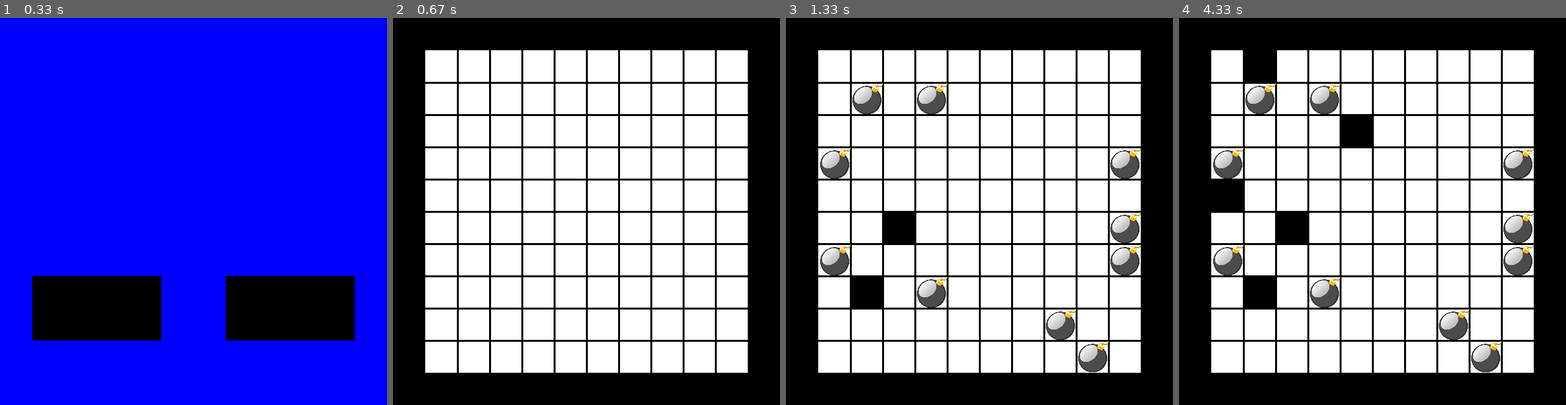
Above: before the commit, frames 1-4 (left to right).
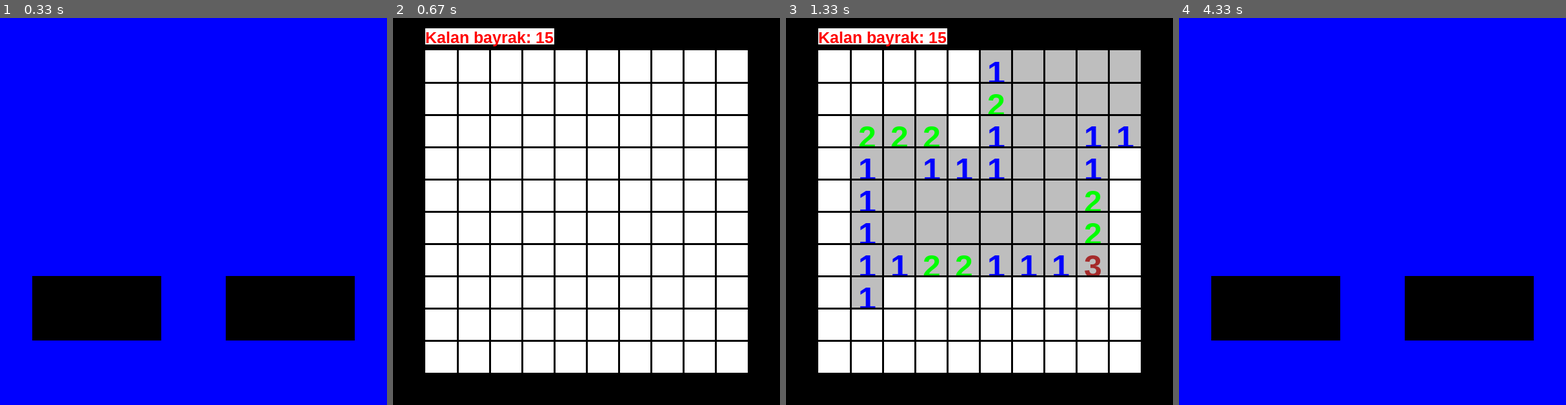
Above: after the commit, the same moments.

Repository: fluffydisk/Minesweeper-pygame
Game: pygame game, started from main.py
The game is run twice, just before and just after one commit, with the same random seed, the same clock (stepped at 60 frames per second) and the same inputs.
Inputs (mouse positions are in pixels of both pictures, inside the frame that each line leads up to):
- Up to frame 1 (0.33 s): no input
- Up to frame 2 (0.67 s): click (489, 308) at 0.38 s
- Up to frame 3 (1.33 s): click (886, 215) at 0.72 s; click (859, 304) at 1.05 s
- Up to frame 4 (4.33 s): click (1271, 68) at 1.38 s; click (1233, 199) at 1.72 s; click (1360, 145) at 2.05 s

Frame 1 is identical in both runs. In frame 2, 1.4% of the frame differs, in the area x 8-42%, y 2-8%; in frame 3, 37%; in frame 4, 98%, in the area x 0-100%, y 0-100%.

Commit message:
Game logic completed, bugs fixed

Diff:
--- a/main.py
+++ b/main.py
@@ -1,15 +1,16 @@
 import pygame
-
 from ui import start_screen, play_screen, reload_screen
-from utils import SCREEN_WIDTH, SCREEN_HEIGHT, running, rect1_status, rect2_status, SCREEN_TYPE, mouse_pos_on_game_x,mouse_pos_on_game_y, reload, clicked_areas, bomb_area_cordinates, first_click
+from utils import SCREEN_WIDTH, SCREEN_HEIGHT, running, rect1_status, rect2_status, SCREEN_TYPE,\
+    mouse_pos_on_game_x,mouse_pos_on_game_y, reload, clicked_areas, bomb_area_cordinates, first_click,\
+    game_finished
 pygame.init()
 clock = pygame.time.Clock()
 screen = pygame.display.set_mode((SCREEN_WIDTH, SCREEN_HEIGHT))
 
 start_screen(screen, rect1_status, rect2_status)
+remaining_flags=15
 
 while running:
-    reload=False
     left_mouse_clicked = False
     right_mouse_clicked = False
     reloading_in_progress = False
@@ -50,9 +51,15 @@
         else:
             rect2_status = "NOT_COLLIDED"
     if SCREEN_TYPE=="GAME":
-        if reload:
-            first_click=reload_screen(clicked_areas, bomb_area_cordinates, first_click)
-            SCREEN_TYPE = "STARTING"
-        first_click=play_screen(screen, mouse_pos, left_mouse_clicked, right_mouse_clicked, first_click)
+        if SCREEN_TYPE == "GAME":
+            if reload:
+                first_click, remaining_flags = reload_screen(clicked_areas, bomb_area_cordinates, first_click, remaining_flags)
+                SCREEN_TYPE = "STARTING"
+                reload = False
+            first_click, game_finished, remaining_flags, game_win = play_screen(screen, mouse_pos, left_mouse_clicked,right_mouse_clicked, first_click, remaining_flags)
+            if game_finished or game_win:
+                pygame.display.flip()
+                pygame.time.wait(2000)
+                reload = True
     pygame.display.flip()
 pygame.quit()
--- a/ui.py
+++ b/ui.py
@@ -1,5 +1,5 @@
 from utils import SCREEN_WIDTH, SCREEN_HEIGHT, mouse_pos_on_game_x, mouse_pos_on_game_y, clicked_areas, \
-    bomb_area_cordinates, bomb_png, flag_png, flag_area_cordinates
+    bomb_area_cordinates, bomb_png, flag_png, flag_area_cordinates, number_of_bombs
 import pygame, random
 
 def background_color(screen, color):
@@ -54,6 +54,98 @@
             bomb_y *= SCREEN_HEIGHT / 12
         bomb_area_cordinates.append((bomb_x, bomb_y))
 
+def how_many_bombs_around(bomb_locations, clicked_point):
+    number_of_bombs_around=0
+    clicked_x=clicked_point[0]
+    clicked_y=clicked_point[1]
+    for i in bomb_locations:
+        if clicked_x-SCREEN_WIDTH/12==i[0] and clicked_y-SCREEN_HEIGHT/12==i[1]:
+            number_of_bombs_around+=1
+        if clicked_x-SCREEN_WIDTH/12==i[0] and clicked_y+SCREEN_HEIGHT/12==i[1]:
+            number_of_bombs_around+=1
+        if clicked_x-SCREEN_WIDTH/12==i[0] and clicked_y==i[1]:
+            number_of_bombs_around+=1
+        if clicked_x==i[0] and clicked_y+SCREEN_HEIGHT/12==i[1]:
+            number_of_bombs_around+=1
+        if clicked_x==i[0] and clicked_y-SCREEN_HEIGHT/12==i[1]:
+            number_of_bombs_around+=1
+        if clicked_x+SCREEN_WIDTH/12==i[0] and clicked_y+SCREEN_HEIGHT/12==i[1]:
+            number_of_bombs_around+=1
+        if clicked_x+SCREEN_WIDTH/12==i[0] and clicked_y == i[1]:
+            number_of_bombs_around+=1
+        if clicked_x+SCREEN_WIDTH/12==i[0] and clicked_y-SCREEN_HEIGHT/12==i[1]:
+            number_of_bombs_around+=1
+
+    return number_of_bombs_around
+
+def every_square_position(bomb_locations):
+    list=[]
+    status_of_square=[]
+    for i in range(1,11):
+        for a in range(1,11):
+            list.append((a*50, i*50))
+    for x in list:
+        number_of_bombs = str(how_many_bombs_around(bomb_locations, x))
+        if x in bomb_locations:
+            status_of_square.append((x, "BOMB"))
+        elif number_of_bombs=="0":
+            status_of_square.append((x, "EMPTY"))
+        else:
+            status_of_square.append((x, number_of_bombs))
+    return status_of_square
+
+def status_check(wanted_position_to_check, position_info_list):
+    for i in position_info_list:
+        if i[0]==wanted_position_to_check:
+            return i[1]
+    return "couldnt find"
+
+
+def check_if_neighbour_is_empty(clicked_point, position_info_list, clicked_areas):
+    x_check = SCREEN_WIDTH / 12
+    y_check = SCREEN_HEIGHT / 12
+
+    directions = [
+        (0, -y_check),  # up
+        (x_check, 0),  # right
+        (0, y_check),  # down
+        (-x_check, 0),  # left
+        (-x_check, -y_check),  # up-left
+        (x_check, -y_check),  # up-right
+        (-x_check, y_check),  # down-left
+        (x_check, y_check)  # down-right
+    ]
+
+    to_check = [clicked_point]
+
+    while to_check:
+        current_point = to_check.pop()
+        for direction in directions:
+            neighbor_point = (current_point[0] + direction[0], current_point[1] + direction[1])
+
+            # Updated boundary check to include zero index
+            if not (SCREEN_WIDTH /12 <= neighbor_point[0] <= SCREEN_WIDTH / 12 * 10) or not (SCREEN_HEIGHT/12 <= neighbor_point[1] <= SCREEN_HEIGHT / 12 * 10):
+                continue
+
+            status = status_check(neighbor_point, position_info_list)
+
+            # If it's empty and hasn't been clicked before, reveal it and check its neighbors
+            if status == "EMPTY" and neighbor_point not in clicked_areas:
+                clicked_areas.append(neighbor_point)
+                to_check.append(neighbor_point)
+
+            # If the neighbor contains a number, reveal it but don't add it to the queue
+            elif status != "BOMB" and neighbor_point not in clicked_areas:
+                clicked_areas.append(neighbor_point)
+
+
+def write_remaining_flags(screen, remaining_flags):
+    rect=pygame.Rect(SCREEN_WIDTH/12, SCREEN_HEIGHT/36, SCREEN_WIDTH/3, SCREEN_HEIGHT/24)
+    pygame.draw.rect(screen, "white", rect)
+    font = pygame.font.SysFont("Arial", int(SCREEN_HEIGHT / 24), 1)
+    bomb_number = font.render(("Kalan bayrak: " + str(remaining_flags)), 1, "red")
+    screen.blit(bomb_number, (SCREEN_WIDTH/12, SCREEN_HEIGHT/36))
+
 def draw_bombs(screen):
     for i in bomb_area_cordinates:
         screen.blit(bomb_png, (i[0], i[1]))
@@ -62,16 +154,44 @@
     for i in flag_area_cordinates:
         screen.blit(flag_png, (i[0], i[1]))
 
-def play_screen(screen, mousepos, left_button_clicked, right_buton_clicked, first_click):
+def draw_numbers(screen, clicked_points, bomb_locations):
+    every_square_position(bomb_locations)
+    one="blue"
+    two="green"
+    three="brown"
+    four="red"
+    color="black"
+    font = pygame.font.SysFont("Arial", int(SCREEN_HEIGHT/12), 1)
+    for i in clicked_points:
+        number_of_bombs = str(how_many_bombs_around(bomb_locations, i))
+        if number_of_bombs=="1":
+            color=one
+        elif number_of_bombs=="2":
+            color=two
+        elif number_of_bombs=="3":
+            color=three
+        elif number_of_bombs=="4":
+            color=four
+        bomb_number = font.render(number_of_bombs, 1, color)
+        if number_of_bombs!="0" and i not in bomb_locations:
+            screen.blit(bomb_number, (i[0]+SCREEN_WIDTH/48, i[1]+SCREEN_HEIGHT/96))
+
+
+def draw_clicked_empty_boxes(screen, clicked_areas, bomb_areas):
+    for i in clicked_areas:
+        if i not in bomb_areas:
+            draw_area=pygame.Rect(i[0], i[1], SCREEN_WIDTH / 12, SCREEN_HEIGHT / 12)
+            pygame.draw.rect(screen, "gray", draw_area)
+
+
+def play_screen(screen, mousepos, left_button_clicked, right_buton_clicked, first_click, remaining_flags):
+    game_finished=False
+    game_win=False
     mouse_pos_x=mousepos[0]
     mouse_pos_y=mousepos[1]
     background_color(screen, "black")
     play_area = pygame.Rect(SCREEN_WIDTH/12, SCREEN_HEIGHT/12, SCREEN_WIDTH/12*10, SCREEN_HEIGHT/12*10)
     pygame.draw.rect(screen, "white", play_area)
-    for y in range(2,11):
-        pygame.draw.line(screen, "black", (SCREEN_WIDTH / 12 * y, SCREEN_HEIGHT / 12),(SCREEN_WIDTH / 12 * y, SCREEN_HEIGHT / 12 * 11), 3)
-    for x in range (2,11):
-        pygame.draw.line(screen, "black", (SCREEN_WIDTH / 12, SCREEN_HEIGHT / 12 * x),(SCREEN_WIDTH / 12 * 11, SCREEN_HEIGHT / 12 * x), 3)
 
     for column in range(1, 12):
         mouse_pos_on_game_x=0
@@ -85,27 +205,63 @@
             mouse_pos_on_game_y = row - 1
             break
 
-    if left_button_clicked and mouse_pos_on_game_x!=0 and mouse_pos_on_game_y!=0:
+    if left_button_clicked and mouse_pos_on_game_x!=0 and mouse_pos_on_game_y!=0 and (mouse_pos_on_game_x*SCREEN_WIDTH/12, mouse_pos_on_game_y*SCREEN_HEIGHT/12) not in clicked_areas:
+        clicked_point=(SCREEN_WIDTH / 12 * mouse_pos_on_game_x, SCREEN_HEIGHT / 12 * mouse_pos_on_game_y)
         if first_click:
-            clicked_areas.append([SCREEN_WIDTH / 12 * mouse_pos_on_game_x, SCREEN_HEIGHT / 12 * mouse_pos_on_game_y])
-            bomb_areas(10, clicked_areas[0])
+            clicked_areas.append(clicked_point)
+            bomb_areas(number_of_bombs, clicked_areas[0])
             first_click=False
-        else:
-            clicked_areas.append([SCREEN_WIDTH / 12 * mouse_pos_on_game_x, SCREEN_HEIGHT / 12 * mouse_pos_on_game_y])
+        elif [mouse_pos_on_game_x*SCREEN_WIDTH/12, mouse_pos_on_game_y*SCREEN_HEIGHT/12] not in clicked_areas:
+            clicked_areas.append(clicked_point)
+        status_of_squares = every_square_position(bomb_area_cordinates)
+        square_status=status_check((clicked_point), status_of_squares)
+        if square_status=="BOMB":
+            game_finished=True
+
+
+        if status_check(clicked_point, status_of_squares) == "EMPTY":
+            check_if_neighbour_is_empty(clicked_point, status_of_squares, clicked_areas)
 
     if right_buton_clicked and mouse_pos_on_game_x!=0 and mouse_pos_on_game_y!=0:
-        flag_area_cordinates.append([SCREEN_WIDTH / 12 * mouse_pos_on_game_x, SCREEN_HEIGHT / 12 * mouse_pos_on_game_y])
+        status_of_squares = every_square_position(bomb_area_cordinates)
+        clicked_point = (SCREEN_WIDTH / 12 * mouse_pos_on_game_x, SCREEN_HEIGHT / 12 * mouse_pos_on_game_y)
+        if clicked_point not in clicked_areas:
+            if clicked_point not in flag_area_cordinates:
+                if remaining_flags>0:
+                    flag_area_cordinates.append(clicked_point)
+                    remaining_flags-=1
+            else:
+                flag_area_cordinates.remove(clicked_point)
+                remaining_flags += 1
+    draw_clicked_empty_boxes(screen, clicked_areas, bomb_area_cordinates)
     for i in clicked_areas:
-        draw_area=pygame.Rect(i[0], i[1], SCREEN_WIDTH / 12, SCREEN_HEIGHT / 12)
-        pygame.draw.rect(screen, "black", draw_area)
-    draw_bombs(screen)
+        if i in bomb_area_cordinates:
+            draw_bombs(screen)
+
     draw_flags(screen)
-    return first_click
-
-
-def reload_screen(areas, cordinates, first_click):
+    draw_numbers(screen, clicked_areas, bomb_area_cordinates)
+    write_remaining_flags(screen, remaining_flags)
+    for y in range(2,11):
+        pygame.draw.line(screen, "black", (SCREEN_WIDTH / 12 * y, SCREEN_HEIGHT / 12),(SCREEN_WIDTH / 12 * y, SCREEN_HEIGHT / 12 * 11), 3)
+    for x in range (2,11):
+        pygame.draw.line(screen, "black", (SCREEN_WIDTH / 12, SCREEN_HEIGHT / 12 * x),(SCREEN_WIDTH / 12 * 11, SCREEN_HEIGHT / 12 * x), 3)
+
+
+    correct_flags=0
+
+    for i in bomb_area_cordinates:
+        if i in flag_area_cordinates:
+            correct_flags+=1
+    if correct_flags==number_of_bombs:
+        game_win=True
+
+    return first_click, game_finished, remaining_flags, game_win
+
+
+def reload_screen(areas, cordinates, first_click, remaining_flags):
+    remaining_flags=15
     first_click=True
-    first_playack = True
     areas.clear()
     cordinates.clear()
-    return first_click, first_playack
+    flag_area_cordinates.clear()
+    return first_click, remaining_flags
--- a/utils.py
+++ b/utils.py
@@ -1,5 +1,6 @@
 import pygame
 running = True
+game_finished = False
 reload=False
 SCREEN_HEIGHT=600
 SCREEN_WIDTH=600
@@ -12,9 +13,14 @@
 
 first_click = True
 
+number_of_bombs=15
+
+
 clicked_areas=[]
 bomb_area_cordinates=[]
 flag_area_cordinates=[]
+all_areas=[]
+
 
 bomb_png=pygame.image.load("images/bomb.png")
 bomb_png=pygame.transform.scale(bomb_png, (SCREEN_WIDTH/12, SCREEN_HEIGHT/12))
